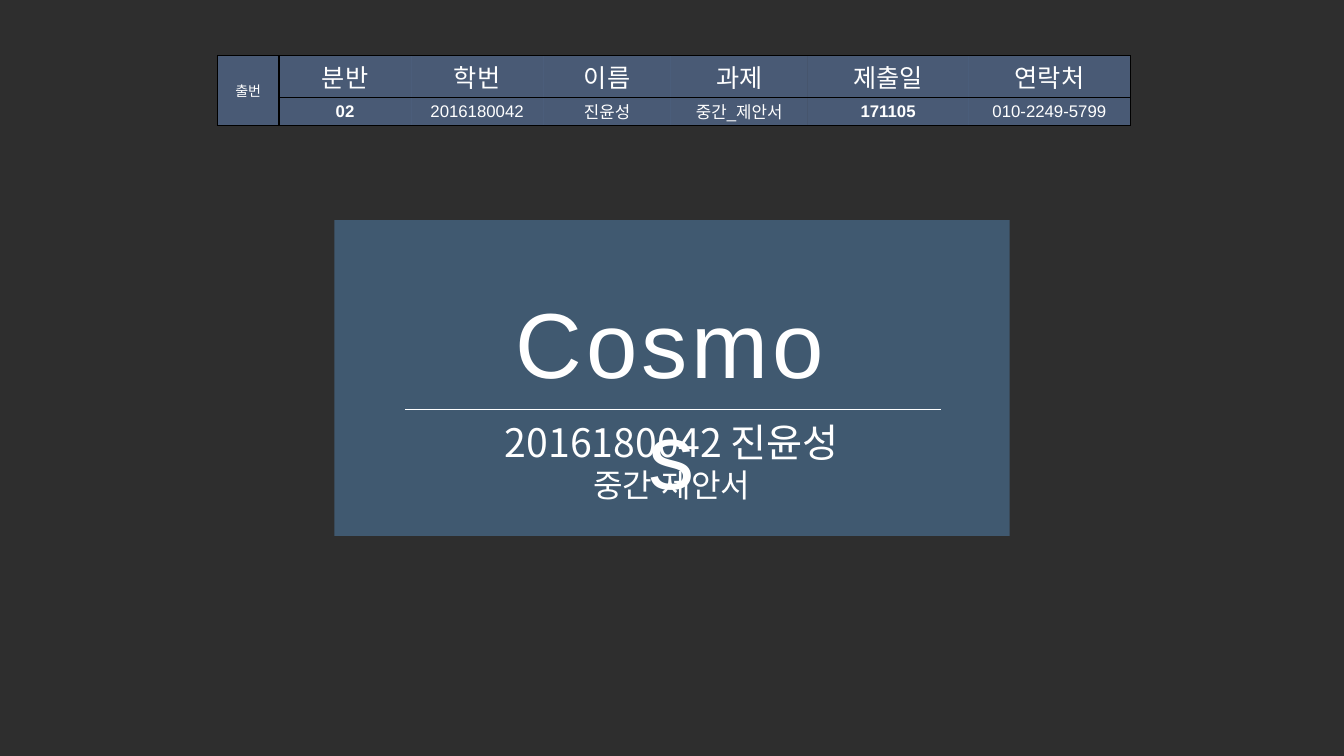
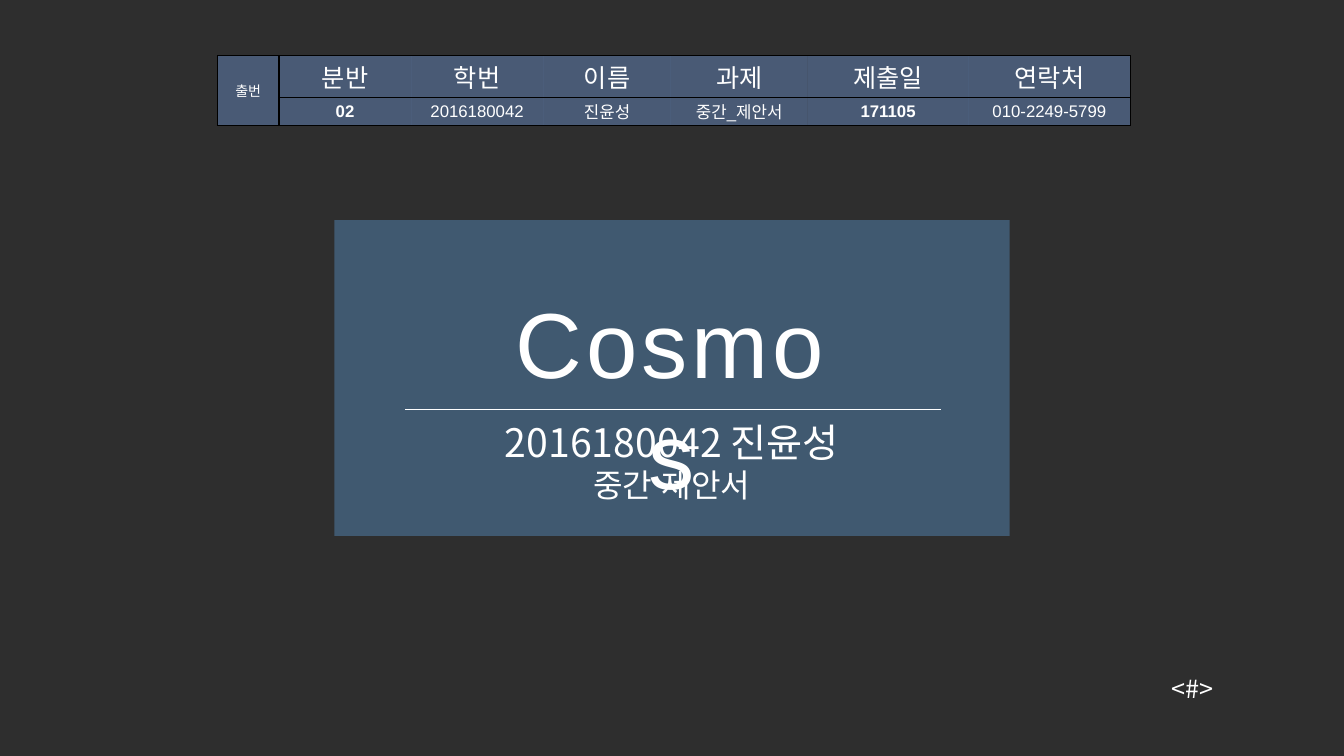
Before and after one commit to iconstudio/2017-Platformer, a slide deck: slide 1 of slides/Cosmos_20171105.pptx. Drawn at 1344x756 pixels with LibreOffice and Linux fonts; fonts in the diff are those of the drawing; background and template pictures are left out; a plain dark background stands for a picture behind light text. Boxes give left, top, right and bottom in pixels: in the first picture for what was removed or moved away, otherwise in the second. Text is boxed around its words. In the diff, an @@ line names an element or a change of style, - is before the commit and + after.

```diff
--- a/slides/Cosmos_20171105.pptx
+++ b/slides/Cosmos_20171105.pptx
@@ text added at (1162,669,1282,710), 18 pt, text #FFFFFF @@
+<#>
```
Also in this commit, not shown: 7 other slides changed.
